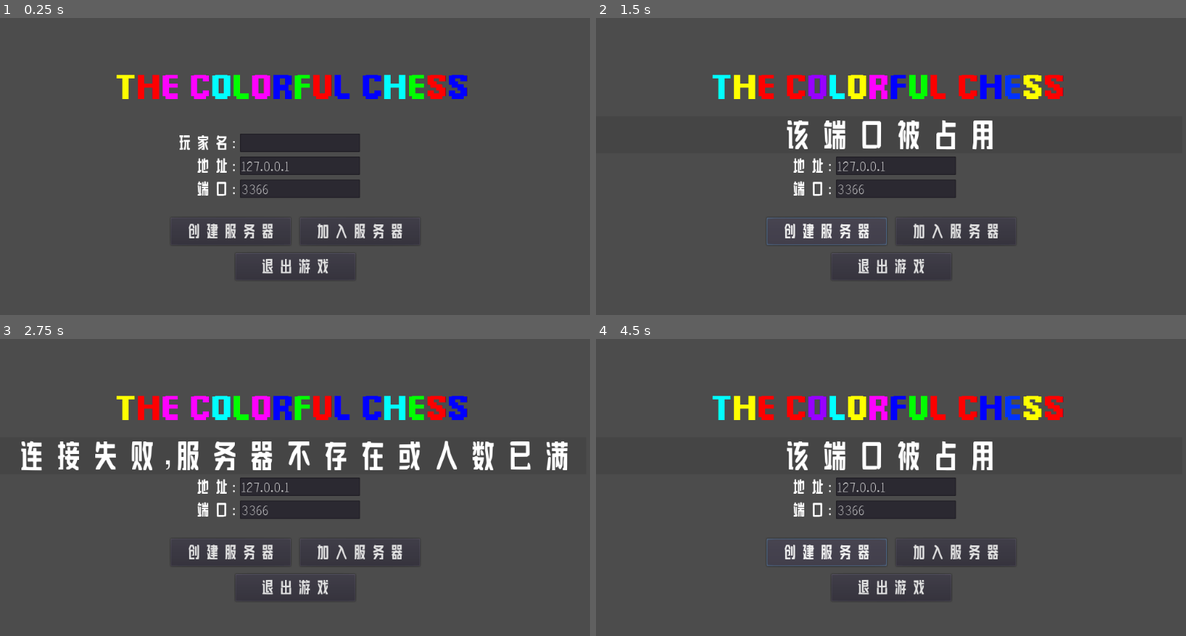
Above: before the commit, frames 1-4 (two rows, left to right).
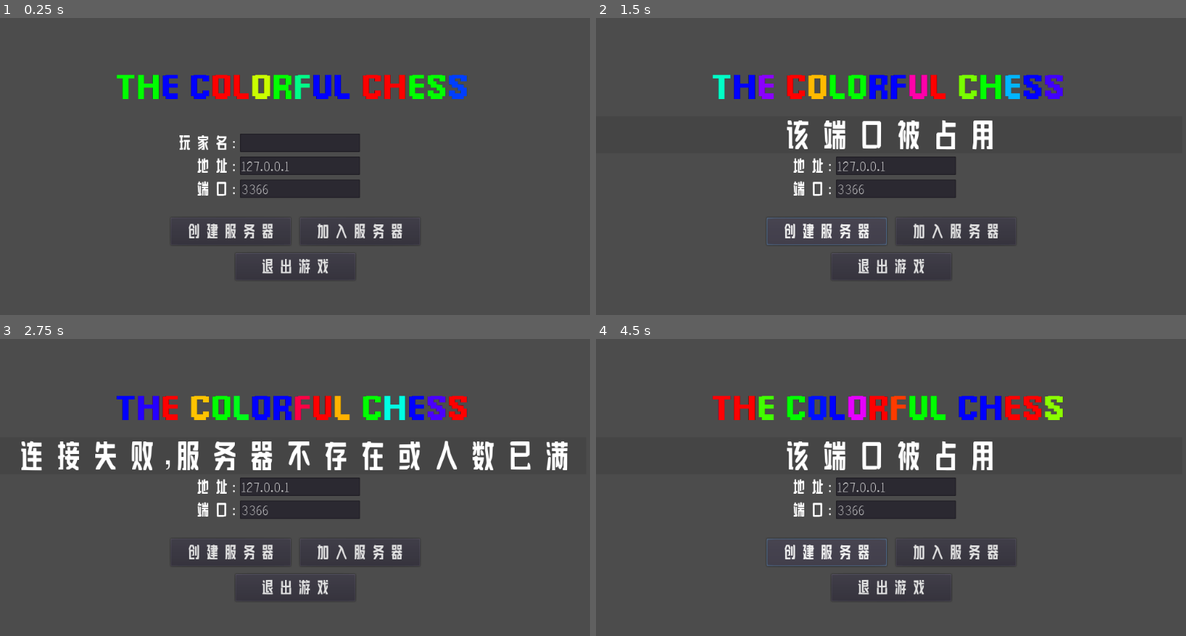
Above: after the commit, the same moments.

Repository: XiaoLe14/Godot3-colorful_chess
Game: Godot game, scene res://tscn/Main.tscn
The game is run twice, just before and just after one commit, with the same random seed, the same clock (stepped at 60 frames per second) and the same inputs.
Inputs (mouse positions are in pixels of both pictures, inside the frame that each line leads up to):
- Up to frame 1 (0.25 s): no input
- Up to frame 2 (1.5 s): click (896, 142) at 0.52 s; type "Alex" at 0.6 s; click "创建服务器" at 1.25 s
- Up to frame 3 (2.75 s): click "加入服务器" at 2 s
- Up to frame 4 (4.5 s): click "创建服务器" at 2.75 s; click "加入服务器" at 3.5 s; click "创建服务器" at 4.25 s

The runs differ from the first frame. In frame 1, 2.6% of the frame differs, in the area x 19-80%, y 19-28%; in frame 2, 2.4%; in frame 3, 2.4%; in frame 4, 2.5%.

Commit message:
全面更新

Diff:
--- a/script/Main.gd
+++ b/script/Main.gd
@@ -40,6 +40,57 @@
 var cards_num = 0
 remote var cx = 8
 remote var cy = 5
+var mm = {
+	"1":{
+		"color":"blue",
+		"turn":[-3,1,1]
+	},
+	"2":{
+		"color":"blue",
+		"turn":[-3,2]
+	},
+	"3":{
+		"color":"blue",
+		"turn":[-3,-2]
+	},
+	"4":{
+		"color":"blue",
+		"turn":[-2]
+	},
+	"5":{
+		"color":"blue",
+		"turn":[-1]
+	},
+	"6":{
+		"color":"blue",
+		"turn":[-3]
+	},
+	"7":{
+		"color":"blue",
+		"turn":[-1,-1,2]
+	},
+	"8":{
+		"color":"blue",
+		"turn":[-3,1]
+	},
+	"9":{
+		"color":"blue",
+		"turn":[-1,2]
+	},
+	"10":{
+		"color":"blue",
+		"turn":[-1,-2]
+	},
+	"11":{
+		"color":"blue",
+		"turn":[-2,-1,-1]
+	},
+	"12":{
+		"color":"blue",
+		"turn":[-1,-2,-1]
+	},
+
+}
 func _ready() -> void:
 	self.get_tree().connect('network_peer_connected', self, '_onNewPlayerConnected')
 	self.get_tree().connect('network_peer_disconnected', self, '_onPlayerDisconnected')
@@ -541,37 +592,64 @@
 		node.connect("move_card_click", self, "_on_m_card_clickd")
 		node.connect("special_card_click", self, "_on_s_card_clickd")
 func _on_m_card_clickd(id):
-	var numbers = ["1", "2", "3", "4", "5", "6", "7", "8", "9", "10", "11", "12"]##############################
-	var base_id = ".png"  # 基础文件扩展名
-	for number in numbers:
-		if number == str(1):
-			var turn = {
-				"c":3,
-				"r":1,
-				"r2":1
-			}
+	var idnum = extract_numbers_from_string(str(str(id).substr(14,2)))
+	var num = 0
+	if $UI/Playing/map/Chessman.cx <= 0 or $UI/Playing/map/Chessman.cy <= 0:
+		wrong("可能会走出边界！")
+		return
+	for turning in mm[idnum]["turn"]:
+		if is_even_or_odd(num) == "Even":
+			if ($UI/Playing/map/Chessman.cy + turning) <= 0:
+				wrong("可能会走出边界！")
+				return false
+		else:
+			if ($UI/Playing/map/Chessman.cx + turning) <= 0:
+				wrong("可能会走出边界！")
+				return false
+	for node in get_tree().get_nodes_in_group("card"):
+		node.mode = false
+	for turning in mm[idnum]["turn"]:
+		if is_even_or_odd(num) == "Even":
 			if not is_network_master():
-				rpc_id(1,"move_chess",turn,get_tree().get_network_unique_id())
-			else:
-				move_chess(turn,1)
+				rpc_id(1,"move_chess","upordown",turning)
+
+				yield(get_tree().create_timer(1.0), "timeout")
+			else:
+				move_chess("upordown",turning)
+				yield(get_tree().create_timer(1.0), "timeout")
 		else:
-			print(number)
+			if not is_network_master():
+				rpc_id(1,"move_chess","leftorright",turning)
+				yield(get_tree().create_timer(1.0), "timeout")
+			else:
+				move_chess("leftorright",turning)
+				yield(get_tree().create_timer(1.0), "timeout")
+		num += 1
+	for node in get_tree().get_nodes_in_group("card"):
+		node.mode = true
+	return true
 func _on_s_card_clickd(id):
 	var numbers = ["1", "2", "3", "4", "5", "6"]############################
 	var base_id = ".png"  # 基础文件扩展名
 	for number in numbers:
 		if (number + base_id) in id:
 			print(number)
-remote func move_chess(turn:Dictionary,id):
+remote func move_chess(direction:String,long:int):
 	if is_network_master():
-		for key in turn:
-			if key == "c":
-				if not ($UI/Playing/map/Chessman.cy - turn[key]) <= 0:
-					$UI/Playing/map/Chessman.cy -= turn[key]
-				else:
-					if id == 1:
-						wrong("可能会走出地图！")
-					else:
-						rpc_id(id,"wrong","可能会走出地图！")
-			else:
-				print(key,turn[key])
+		if direction == "upordown":
+			$UI/Playing/map/Chessman.cy += long
+		if direction == "leftorright":
+			$UI/Playing/map/Chessman.cx += long
+func is_even_or_odd(number: int) -> String:
+
+	if number % 2 == 0 or number == 0:
+		return "Even"
+	else:
+		return "Odd"
+func extract_numbers_from_string(input_string: String) -> String:
+	var result = ""
+	var num = ["1","2","3","4","5","6","7","8","9","0"]
+	for char1 in input_string:
+		if char1 in num:
+			result += char1
+	return result
--- a/script/move_card.gd
+++ b/script/move_card.gd
@@ -3,7 +3,7 @@
 signal move_card_click(id)
 signal special_card_click(id)
 var start_pos = Vector2(0,0)
-
+var mode = true
 
 
 func _on_TextureButton_pressed():
@@ -39,4 +39,5 @@
 	$Tween.start()
 
 func _on_click():
-	emit_signal("move_card_click",normal.load_path)
+	if mode:
+		emit_signal("move_card_click",normal.load_path)
--- a/script/special_card.gd
+++ b/script/special_card.gd
@@ -3,6 +3,7 @@
 signal special_card_click(id)
 signal move_card_click(id)
 var start_pos = Vector2(0,0)
+var mode = true
 
 
 
@@ -39,4 +40,5 @@
 	$Tween.start()
 
 func _on_click():
-	emit_signal("special_card_click",normal.load_path)
+	if mode:
+		emit_signal("special_card_click",normal.load_path)
--- a/tscn/Main.tscn
+++ b/tscn/Main.tscn
@@ -33,7 +33,7 @@
 margin_bottom = 264.0
 custom_fonts/normal_font = SubResource( 1 )
 bbcode_enabled = true
-bbcode_text = "[center][rainbow freq=1.0 sat=2 val=5]The Colorful Chess[/rainbow][/center]"
+bbcode_text = "[center][rainbow freq=0.2 sat=3 val=1]The Colorful Chess[/rainbow][/center]"
 text = "The Colorful Chess"
 
 [node name="createServer" type="Button" parent="UI/MainUI"]
@@ -1711,6 +1711,8 @@
 
 [node name="Tween" type="Tween" parent="."]
 
+[node name="Timer" type="Timer" parent="."]
+
 [connection signal="pressed" from="UI/MainUI/createServer" to="." method="_on_createServer_pressed"]
 [connection signal="pressed" from="UI/MainUI/joinServer" to="." method="_on_joinServer_pressed"]
 [connection signal="pressed" from="UI/MainUI/quit" to="." method="_on_quit_pressed"]
